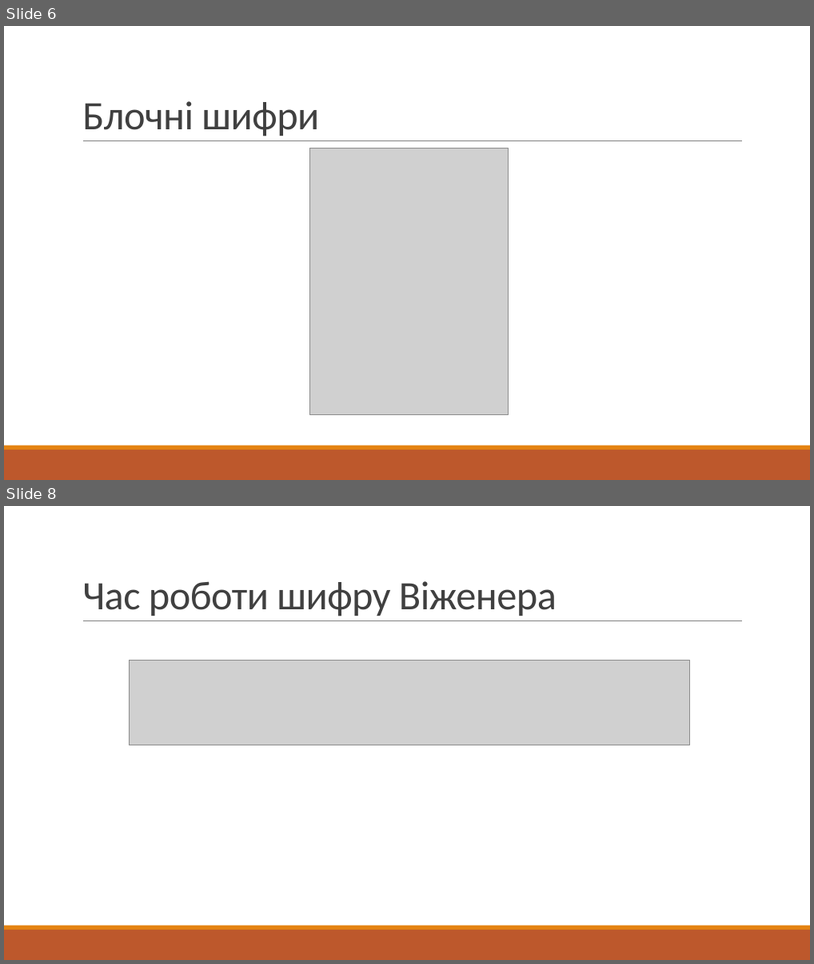
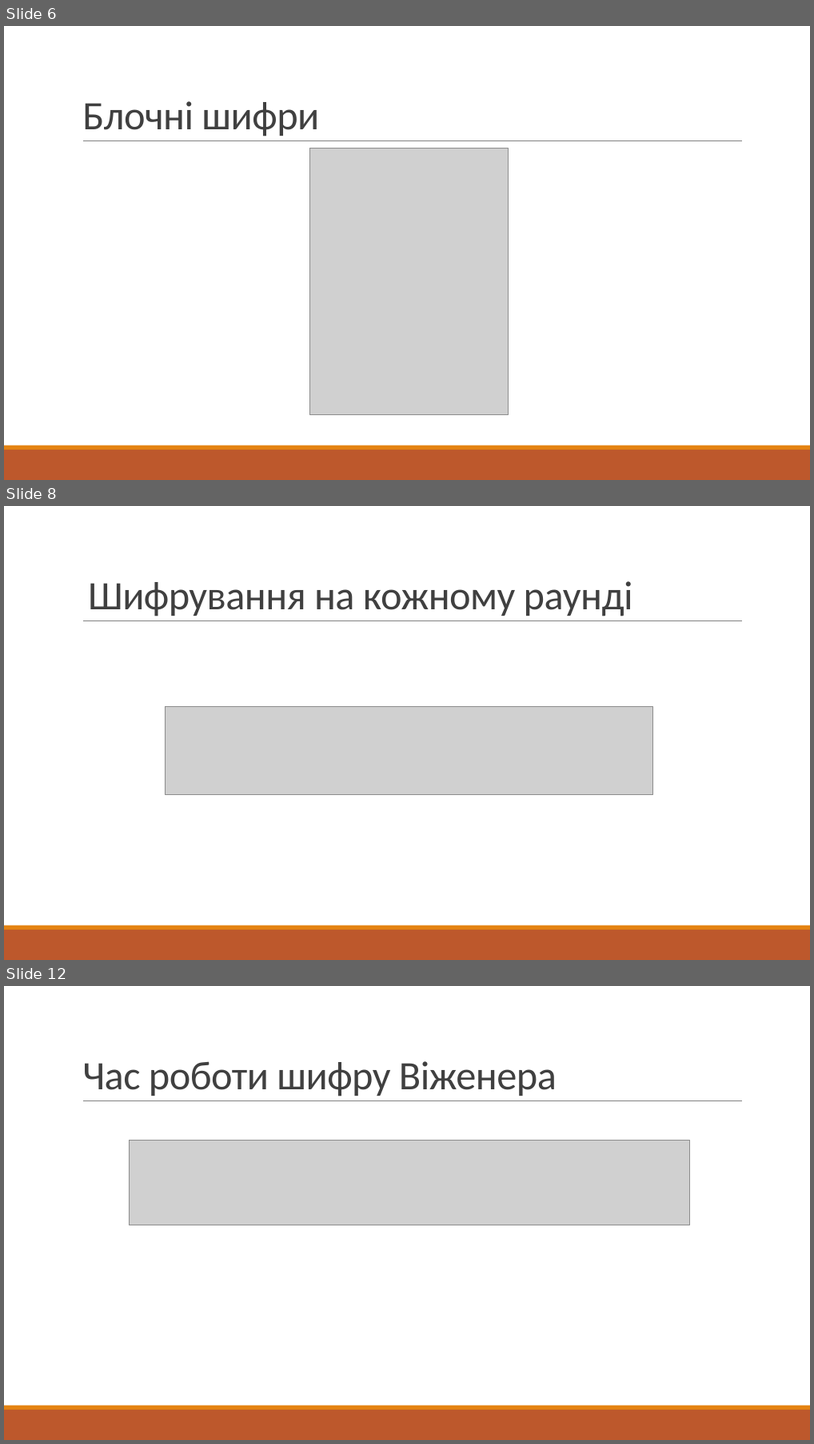
Before and after one commit to yarikpo/MAN-2019-2020-chat, a slide deck: prez/prez.pptx. Shown one above the other, each under a label of ours: slides 6 and 8 before the commit, slides 6, 8 and 12 after it; the slides between them are not shown. The pictures are 814x964 and 814x1444 pixels, drawn with LibreOffice and Linux fonts; fonts in the diff are those of the drawing; grey boxes stand for pictures. Boxes give left, top, right and bottom in pixels: in the first picture for what was removed or moved away, otherwise in the second. Text is boxed around its words. In the diff, an @@ line names an element or a change of style, - is before the commit and + after.

```diff
--- a/prez/prez.pptx
+++ b/prez/prez.pptx
@@ slide 8 added at <box>4,506,810,960</box>, background #FFFFFF; not listed: 3 template elements that a slide beside it also shows @@
@@ title added at <box>88,581,634,616</box>, 48 pt, text #404040 @@
+Шифрування на кожному раунді
@@ picture added at <box>166,706,654,794</box> @@
@@ what was slide 8 is now slide 12 @@
```
Also in this commit, not shown: 4 slides changed, 8 other slides added, 2 slides removed, 5 other files.
